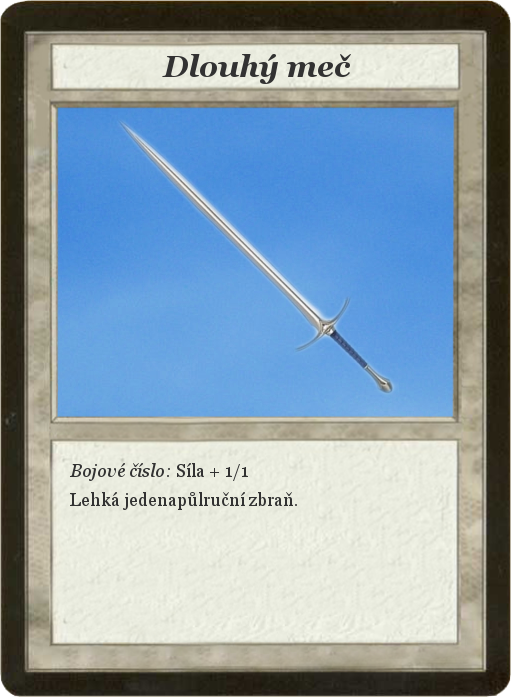
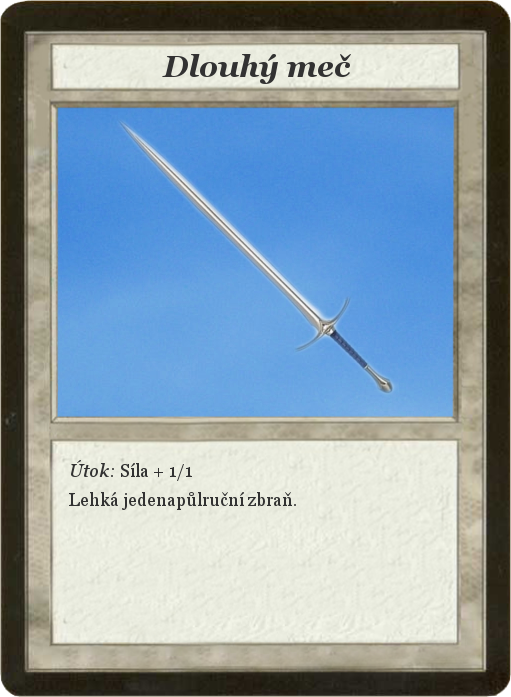
Layer changes from the first 511x697 image to the second:
renamed "Bojové číslo: Síla + 1/1 ..." to "Útok: Síla + 1/1 ...", painted on it over [69, 460, 297, 510]
